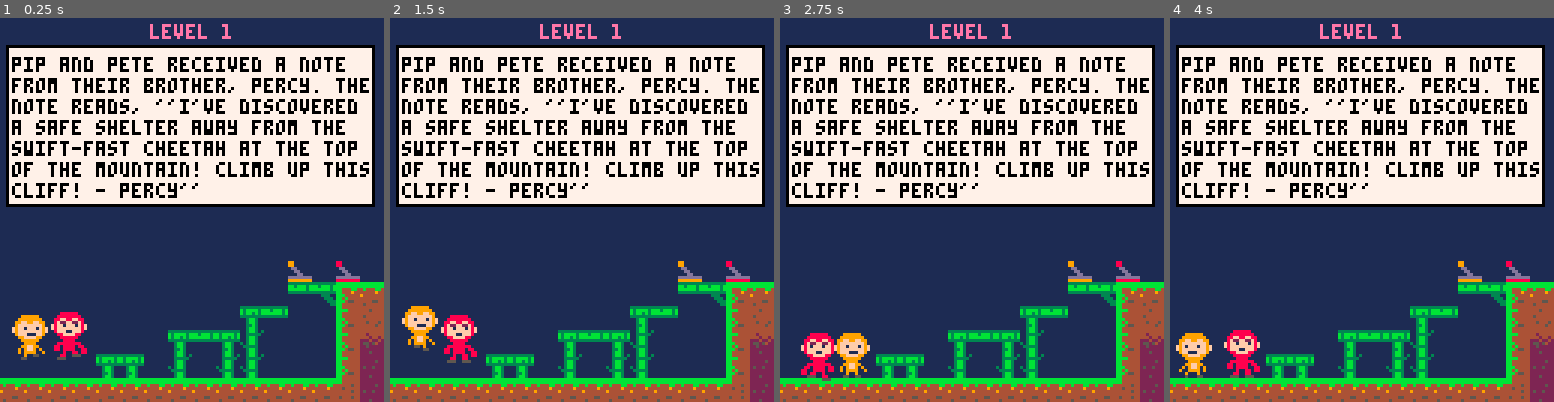
Above: before the commit, frames 1-4 (left to right).
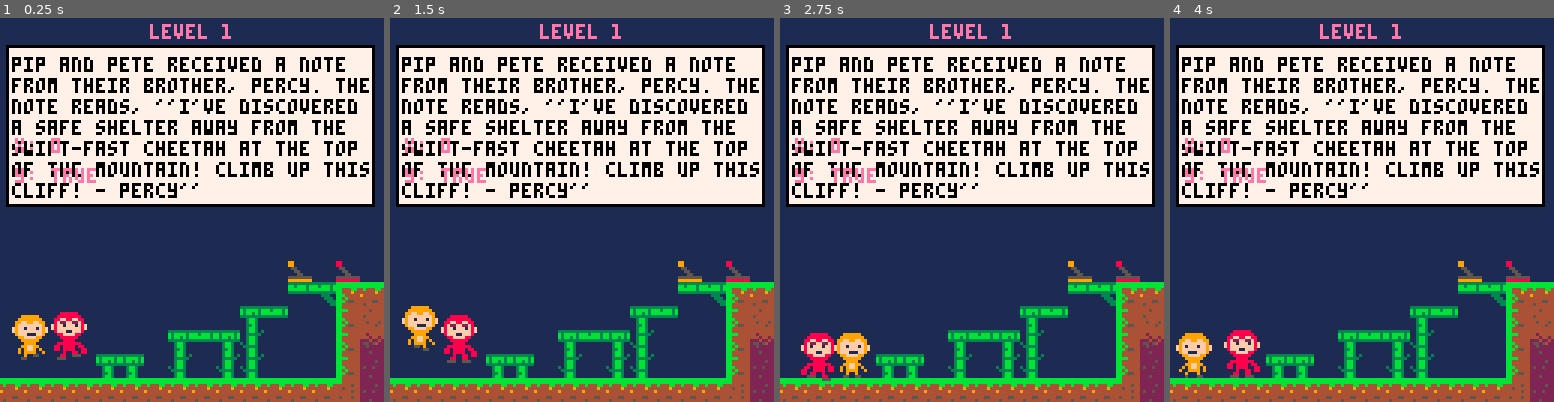
Above: after the commit, the same moments.

Repository: salachyan/EMO
Game: PICO-8 cartridge emo.p8
Two runs of this game, one before a commit and one after it. Both use one fixed random seed, a clock stepped at 60 frames per second and the inputs below.
Inputs:
- Up to frame 1 (0.25 s): no input
- Up to frame 2 (1.5 s): tap X (X key) at 0.33, 1.07 s; tap O (Z key) at 0.7 s
- Up to frame 3 (2.75 s): hold Right 1.6-2.1 s; tap O (Z key) at 1.7, 2.1, 2.5 s; tap X (X key) at 1.85 s; hold Up 2.15-2.42 s; hold Right from 2.47 s (still down)
- Up to frame 4 (4 s): tap O (Z key) at 2.9, 3.3, 3.7 s; tap X (X key) at 2.97 s; release Right at 3.03 s; hold Left 3.08-3.58 s; hold Down 3.63-3.97 s

The runs differ from the first frame. In frame 1, 0.6% of the frame differs, in the area x 3-94%, y 31-68%; in frame 2, 0.6%; in frame 3, 0.6%; in frame 4, 0.6%.

Commit message:
created a smooth level transition from level1a to level1b

Diff:
--- a/emo.p8
+++ b/emo.p8
@@ -118,10 +118,10 @@
 bbbbbbbb44444444bbbbbbbbbbbbbbbb00000000005ff500cccccccc555555558888888800000000000000000000000000000000000000000000000000000000
 bbbbbbbb44454444bbbbbbbbbbbbbbbb8800000005500550ccc88ccc554444550007700000000000000000000000000000000000000000000000000000000000
 4b444bb444444444bb444bb44b4b44bb8800000055000055cccc88cc545445450070070000000000000000000000000000000000000000000000000000000000
-4444494445444444bb44494444b444bb0dd00000000000008888888c544554450700007000000000000000000000000000000000000000000000000000000000
-9444444444444444bbb44444454444bb00dd000000000000cccc88cc544554458000000800000000000000000000000000000000000000000000000000000000
-4444444444544454bb4b444445449bbb000dd00000000000ccc88ccc545445450700007088888888000000000000000000000000000000000000000000000000
-4444554444444544bbb4554444444bbbdddddddd00000000cccccccc554444550070070007000070000000000000000000000000000000000000000000000000
+4444494445444444bb44494444b444bb05500000000000008888888c544554450700007000000000000000000000000000000000000000000000000000000000
+9444444444444444bbb44444454444bb0055000000000000cccc88cc544554458000000800000000000000000000000000000000000000000000000000000000
+4444444444544454bb4b444445449bbb0005500000000000ccc88ccc545445450700007088888888000000000000000000000000000000000000000000000000
+4444554444444544bbb4554444444bbb5555555500000000cccccccc554444550070070007000070000000000000000000000000000000000000000000000000
 4544444444444444bb444444444444bb8888888800000000cccccccc555555558888888888888888000000000000000000000000000000000000000000000000
 44444444444444bbbb444444113bb313333333333333333333333333445444540000000000000000000000007777557777777777777777777777777777777777
 4424444444554bbbbbbb444411333331bb3bbb3bb3bbbb3bbb3bbb3b555555550000000000000000000000007775555777777555777775555577555557777777
@@ -134,10 +134,10 @@
 22222222444444bbbb44444400000000000000000000000000000000000000000000000000000000000000003333333333333333333333333333333333333333
 22222222454444bbbb444444ff000000990000000000000000000000000000000000000000000000000000003333333333333333333333333333333333333333
 222225224444544444444544ff000000990000000000000000000000000000000000000000000000000000003333333333333333333333333333333333333333
-222222224444444444544444011000000dd000000000000000000000000000000000000000000000000000003333333333333333333333333333333333333333
-2522522244444444444445440011000000dd00000000000000000000000000000000000000000000000000003333333333333333333333333333333333333333
-22222222454545444444444400011000000dd0000000000000000000000000000000000000000000000000003333333333333333333333333333333333333333
-22222222444444444544454411111111dddddddd2252222200000000000000000000000000000000000000003333333333333333333333333333333333333333
+22222222444444444454444401100000055000000000000000000000000000000000000000000000000000003333333333333333333333333333333333333333
+25225222444444444444454400110000005500000000000000000000000000000000000000000000000000003333333333333333333333333333333333333333
+22222222454545444444444400011000000550000000000000000000000000000000000000000000000000003333333333333333333333333333333333333333
+22222222444444444544454411111111555555552252222200000000000000000000000000000000000000003333333333333333333333333333333333333333
 22252222444444444444444411111111999999992222225200000000000000000000000000000000000000003333333333333333333333333333333333333333
 __gff__
 0000000000000000000000000000000000000000000000000000000000000000000000000000000000000000000000000000000000000000000000000000000000000000000000000000000000000000000000000000000000000000000000000000000000000000000000000000000000000000000000000000000000000000
@@ -162,8 +162,8 @@
 000000000000000000000000000000000000000000000000000000000000c4c4c4c4c4c4c4c4c4c4c4c4c4c4c4c4c4c4c4cacacacacacacacacacacacacacacacacacacacacacacacacacacacacacacacacacacacacacacaca000000000000000000000000000000000000000000000000000000000000000000000000000000
 000000000000000000000000000000000000000000000000000000000000c4c4c4c4c4c4c4c4c4c4c4c4c4c4c4c4c4c4c4c9cccdc9c9c9c9c9cccdc9c9c9c9c9cccdc9c9c9c9c9c9c9c9c9c9c9c9c9c9c9c9c9c9c9c9c9c9c9000000000000000000000000000000000000000000000000000000000000000000000000000000
 000000000000000000000000000000000000000000000000000000000000c4c4c4c4c4c4c4c4c4c4c4c4c4c4c4c4c4c4c4c9c9c9cccdc9c9c9c9c9cccdc9c9c9c9c9cccdc9c9c9c9d0d0d0c9d2d0d0d0d0c9c9c9c9c9c9c9c9000000000000000000000000000000000000000000000000000000000000000000000000000000
-c6c6c6c6c6c6c6c6c6c6c6c6c6c6c6c6c6c6c6c6c6c6c6c6c6c6c6c6c6c6c4c4c4c4c4c4c4c4c4c4c4c4c4d6c4c4c4c4c4c8c8c8c8c8c8c8c8c8c8c8c8c8c8c8c8d7d7c8c8c8c8c8c8c8c8c8e2d1d1d1d1c8c8c8c8c8c8c8c8000000000000000000000000000000f30000000000000000000000000000000000000000000000
-c6c6c6c6c6c6c6c6c6c6c6c6c6c6c6c6c6c6c6c6c6c6c6c6c6c6c6c6c6c6c4c4c4c4c4c4c4c4c4c4c4c4c4c4c4c4c4c4c4c7c7c7c7c7c7c7c7c7c7c7c7c7c7c7c7d7d7c7c7c7c7c7c7c7c7c7e2d1d1d1d1c7c7c7c7c7c7c7c7000000000000000000000000000000f30000000000000000000000000000000000000000000000
+c6c6c6c6c6c6c6c6c6c6c6c6c6c6c6c6c6c6c6c6c6c6c6c6c6c6c6c6c6c6c4c4c4c4c4c4c4c4c4c4c4c4c4d6c4c4c4c4c4c8c8c8c8c8c8c8c8c8c8c8c8c8c8c8c8c8c8c8c8c8c8c8c8c8c8c8e2d1d1d1d1c8c8c8c8c8c8c8c8000000000000000000000000000000f30000000000000000000000000000000000000000000000
+c6c6c6c6c6c6c6c6c6c6c6c6c6c6c6c6c6c6c6c6c6c6c6c6c6c6c6c6c6c6c4c4c4c4c4c4c4c4c4c4c4c4c4c4c4c4c4c4c4c7c7c7c7c7c7c7c7c7c7c7c7c7c7c7c7c7c7c7c7c7c7c7c7c7c7c7e2d1d1d1d1c7c7c7c7c7c7c7c7000000000000000000000000000000f30000000000000000000000000000000000000000000000
 c6c6c6c6c6c6c6c6c6c6c6c6c6c6c6c6c6c6c6c6c6c6c6c6c6c6c6c6c6c6c3c3c3c3c3c3c3c3c3d0d0d0d0d0d0d0d0d0d3c7c7c7c7c7c7c7c7c7c7c7d2d0d0d0d0d0d0c7c7d0d0d3c7c7c7c7e2d1d1d1d1c7c7c7c7c7c7c7c7000000000000000000000000000000000000000000000000000000000000000000000000000000
 c6c6c6c6c6c6c6c6c6c6c6c6c6c6c6c6c6c6c6c6c6c6c6c6c6c6c6c6c6c6c1c1c1c1c1c1c1c1c1c1c1c1d1c1c1e2d1d1e1c7c7c7c7c7c7c7c7c7c7c7e2c7e2d1d1d1d1c7c7d1d1e1c7c7c7c7e2d1d1d1d1c7c7c7c7c7c7c7c7000000000000000000000000000000000000000000000000000000000000000000000000000000
 c6c6c6c6c6c6c6c6c6c6c6c6c6c6c6c6c6c6c6c6c6c6c6c6c6c6c6c6c6c6c0c0c0c0c0c0c0c0c0c0c0c0c0c0c0e2d1d1e1c7c7c7c7c7c7c7c7c7c7c7c7c7e2d1d1d1d1d1d1d1d1e1c7c7c7c7e2d1d1d1d1c7c7c7c7c7c7c7c7000000000000000000000000000000000000000000000000000000000000000000000000000000
--- a/gameloop/draw.lua
+++ b/gameloop/draw.lua
@@ -1,6 +1,6 @@
 function _draw()
     cls()
-    map(map_offset_x, map_offset_y, 0, 0, 16, 16)
+    map(map_offset_x, map_offset_y, 0, 0, 32, 32)
     textbox_level1()
     if map_offset_x==30 and map_offset_y==12 then
       spr(wall_player2.sp, wall_player2.x, wall_player2.y, 1, 1)
@@ -78,6 +78,9 @@
       -- spr(box4_3.sp, box4_3.x, box4_3.y, 1, 1, box4_3.flip)
 
     end
+    -- print("collision: "..tostring(map_offset_x==62 and map_offset_y==8), 5, 60, 14)
+    print("x: "..tostring(map_offset_x), 5, 40, 14)
+    print("y: "..tostring(map_offset_x<12), 5, 50, 14)
   end
 
 function textbox_level1()
--- a/gameloop/level1.lua
+++ b/gameloop/level1.lua
@@ -21,13 +21,12 @@
 function update_map_level1a_to_level1b()
   if switch1.flip==true and switch2.flip==true then
     if map_offset_x<12 then
-      map_offset_x+=12
-    end
-    -- map_offset_x=49
-    -- map_offset_y=11
-
-    switch1.y=32*8
-    switch2.y=32*8
+      map_offset_x+=0.5
+      gravity=0
+    else
+      gravity=0.08
+    end
+
     if player1_touched_switch1_x==1 then
       player1.x=2
       player1_touched_switch1_x=0
@@ -59,7 +58,6 @@
 --     box2.dx=0
 -- end
   -- Check for collisions with the box2 for player1
-  condition1 = player1.dx < 0 and ((box2.x+8) < player1.x)
   if check_collision(player1, box2) and player1.landed==true then
       if player1.dx > 0 and (box2.x > player1.x) then
           player1.x = box2.x - 1.8 * 8
--- a/gameloop/level3.lua
+++ b/gameloop/level3.lua
@@ -300,15 +300,12 @@
 end
 
 function level3b()
-    -- Check for collisions with the box1_3 for player1
-    if check_collision(player1, box1_3) and player1.landed == true then
-        -- Move player1 back based on the direction they are moving
+    if check_collision(player1, box1_3) and player1.landed==true then
         if player1.dx > 0 and (box1_3.x > player1.x) then
             player1.x = box1_3.x - 1.8 * 8
-            box1_3.x = box1_3.x + player1.dx
         end
         if player1.dx < 0 and (box1_3.x < player1.x) then
-            player1.x = box1_3.x + 7
+          player1.x = box1_3.x + 7
         end
     end
     -- Check for collisions with the box1_3 for player2
@@ -317,9 +314,12 @@
         if player2.dx > 0 and (box1_3.x > player2.x) then
             player2.x = box1_3.x - 1.8 * 8
             box1_3.x = box1_3.x + player2.dx
+                if seesaw_top1.sp~=152 and box1_3.x>(((18-1)-12)*8)-2 then
+                  box1_3.x=(((18-1)-12)*8)-2
+                end
         end
         if player2.dx < 0 and (box1_3.x < player2.x) then
-            player2.x = box1_3.x + 7
-        end
-    end
-end
+          player2.x = box1_3.x + 7
+        end
+    end
+end
--- a/gameloop/update.lua
+++ b/gameloop/update.lua
@@ -1,6 +1,6 @@
+map_offset_y=19
+map_offset_x=0
 function _update()
-  map_offset_y=19
-  map_offset_x=0
 
   -- player1.dx = 0
   -- player1.dy = 0
@@ -19,6 +19,7 @@
   update_map_level1_to_level2()
   update_map_level2_to_level3a()
   update_map_level3a_to_level3b()
+
   if map_offset_x==0 and map_offset_y==19 then
     collisions_for_switch1()
     collisions_for_switch2()
@@ -35,7 +36,7 @@
     level3a()
     collisions_for_switch3_3()
     collisions_for_switch4_3()
-  elseif map_offset_x==62 and map_offset_y==11 then
+  elseif map_offset_x==62 and map_offset_y==8 then
     level3b()
   end
 
@@ -43,8 +44,6 @@
 
   player1_update()
   player2_update()
-
-  -- box.dx=0
 
 end
 
